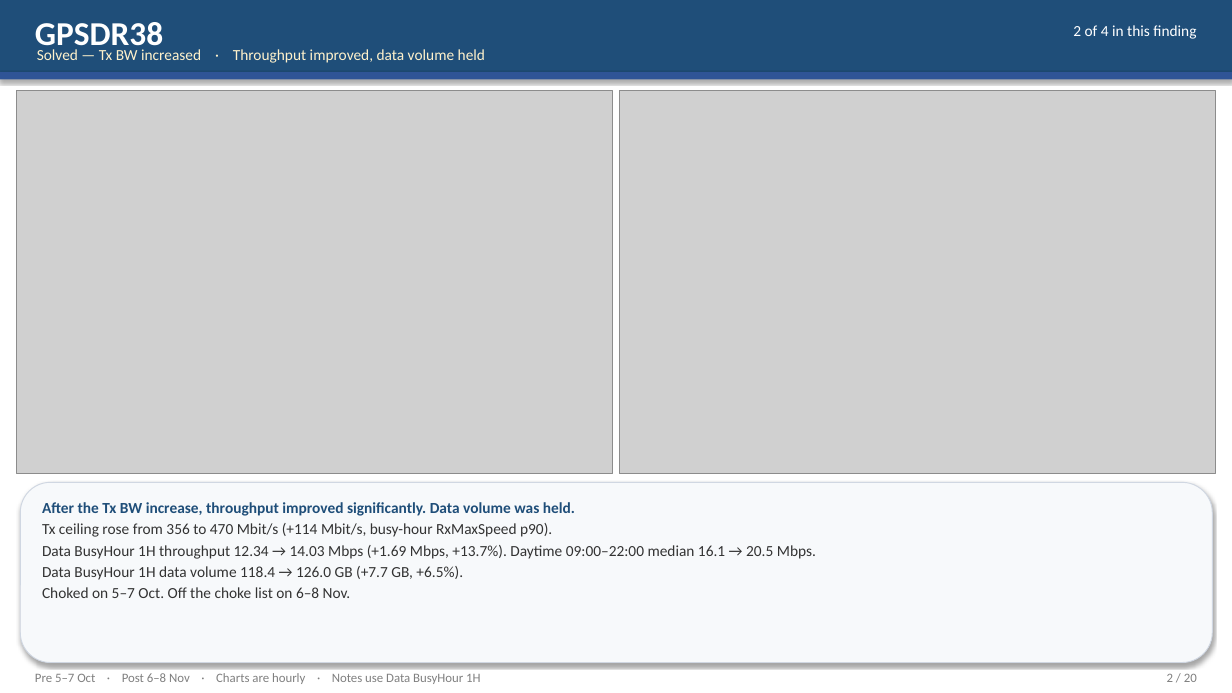
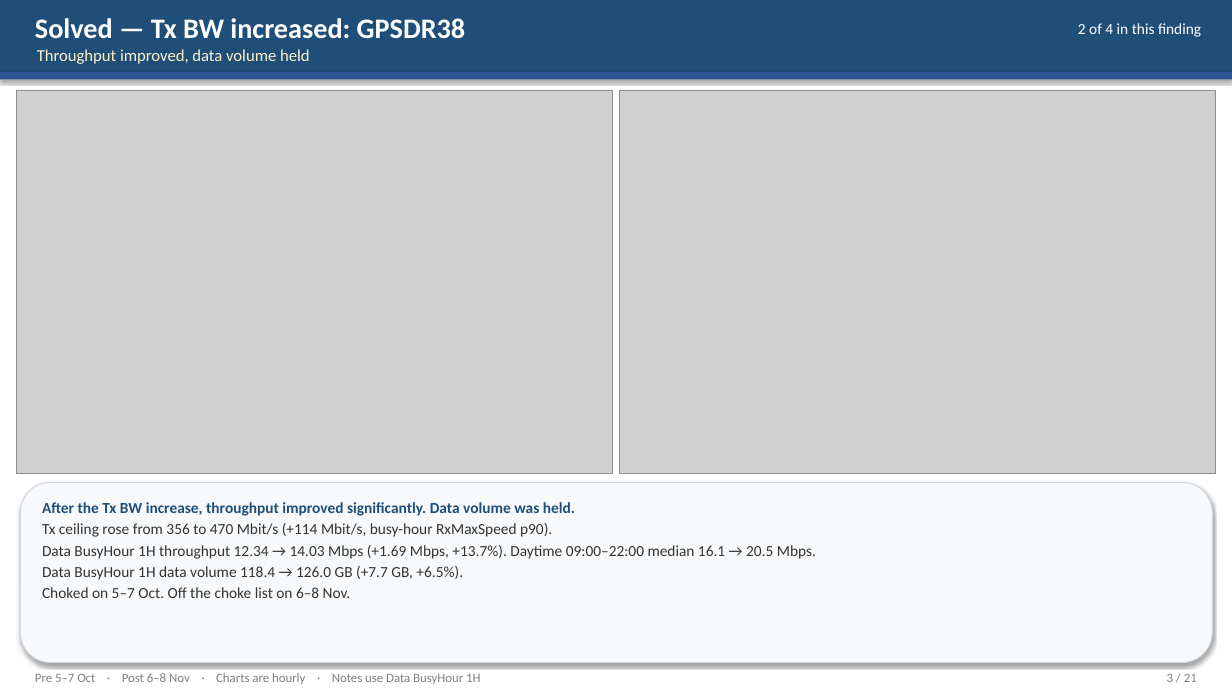
Before and after one commit to miles4482/Transport-Network-KPI-Check, a slide deck: slide 3 of Comparison_v1_Findings_5Oct_vs_6Nov.pptx (slide 2 before the commit). Drawn at 1232x693 pixels with LibreOffice and Linux fonts; fonts in the diff are those of the drawing; grey boxes stand for pictures. Boxes give left, top, right and bottom in pixels: in the first picture for what was removed or moved away, otherwise in the second. Text is boxed around its words. In the diff, an @@ line names an element or a change of style, - is before the commit and + after.

```diff
--- a/Comparison_v1_Findings_5Oct_vs_6Nov.pptx
+++ b/Comparison_v1_Findings_5Oct_vs_6Nov.pptx
@@ text at (35, 18, 465, 38): text changed; size 26 to 22 pt @@
-GPSDR38
+Solved — Tx BW increased: GPSDR38
@@ text "2 of 4 in this ...": place and size @@
-text "2 of 4 in this ..." at (1073, 25, 1196, 39)
+text "2 of 4 in this ..." at (1078, 23, 1201, 37)
@@ text at (37, 49, 310, 64): text changed; size 12 to 13 pt @@
-Solved — Tx BW increased · Throughput improved, data volume held
+Throughput improved, data volume held
@@ text at (1167, 674, 1197, 682): text changed @@
-2 / 20
+3 / 21
```
Also in this commit, not shown: 19 other slides changed, 1 slide added, 1 other file.
